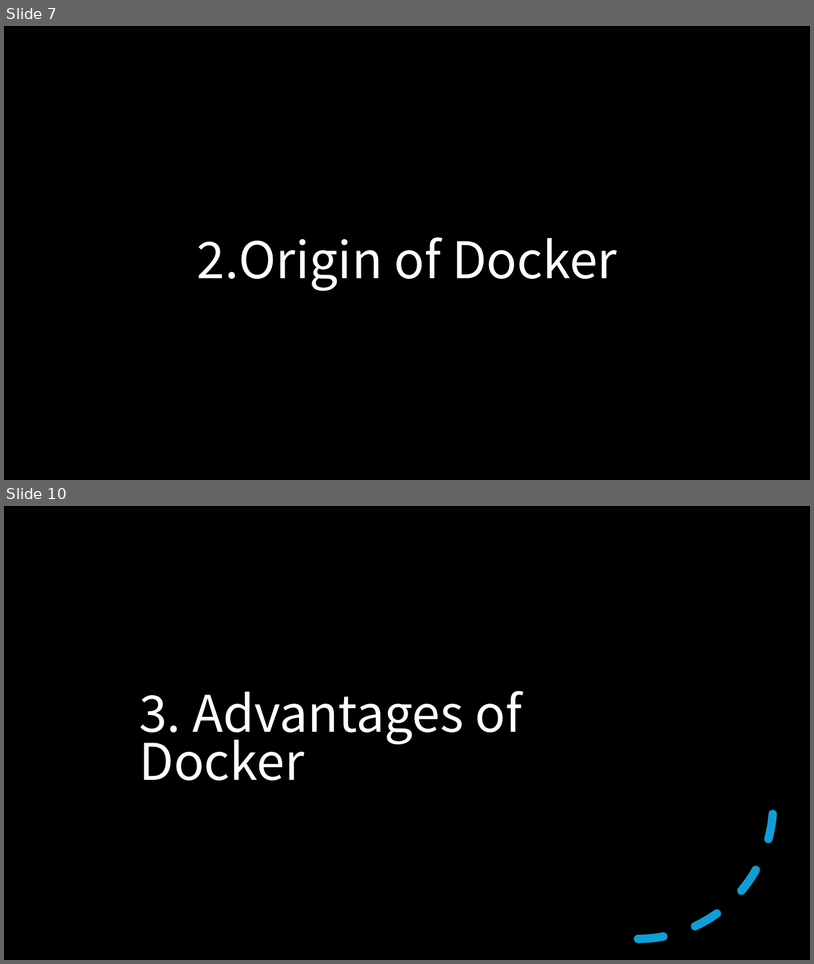
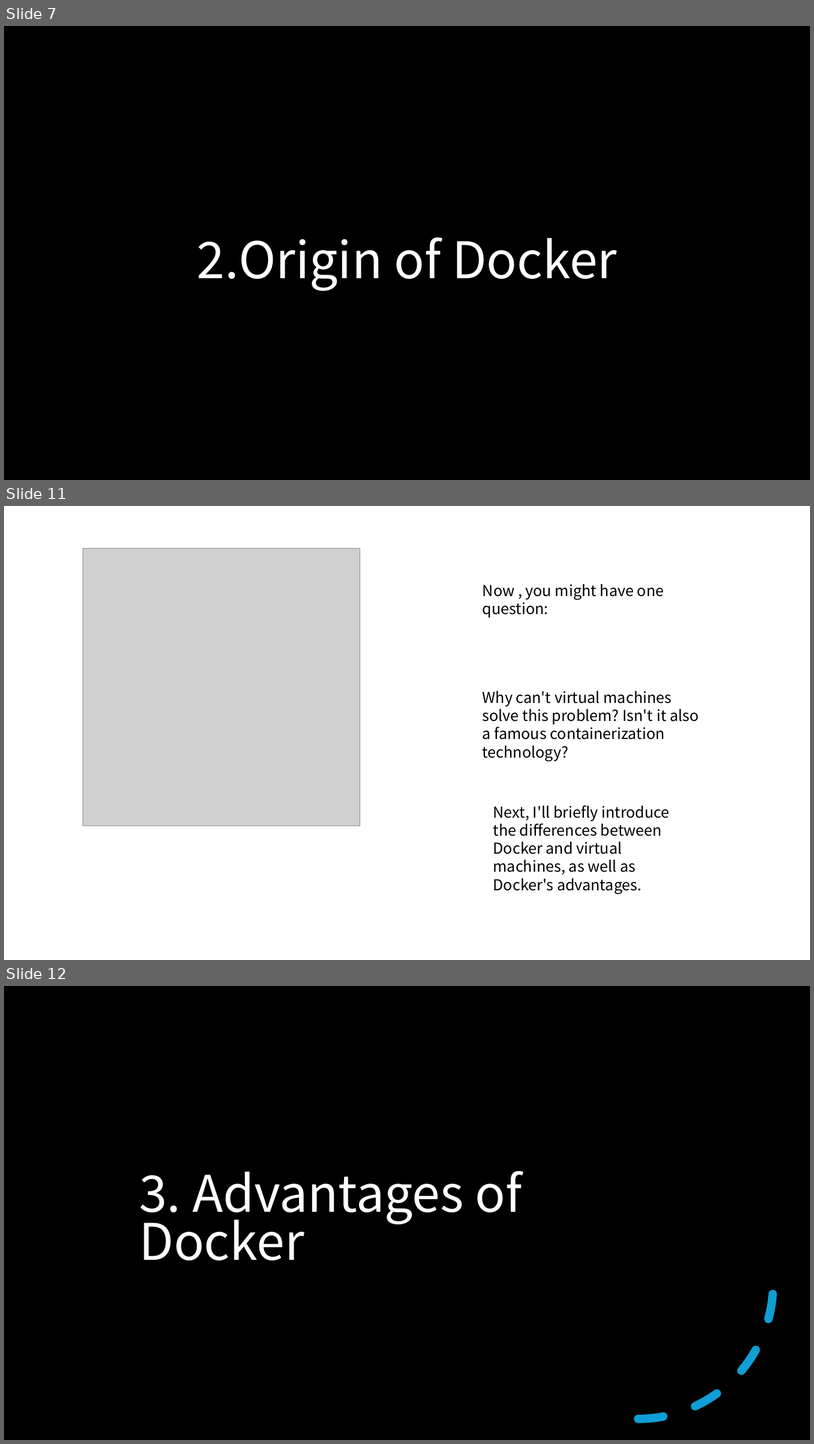
Before and after one commit to CompPsyUnion/2526-weekly-session, a slide deck: Contents/Docker/slide/Docker演示.pptx. Shown one above the other, each under a label of ours: slides 7 and 10 before the commit, slides 7, 11 and 12 after it; the slides between them are not shown. The pictures are 814x964 and 814x1444 pixels, drawn with LibreOffice and Linux fonts; fonts in the diff are those of the drawing; grey boxes stand for pictures; background and template pictures are left out; a plain dark background stands for a picture behind light text. Boxes give left, top, right and bottom in pixels: in the first picture for what was removed or moved away, otherwise in the second. Text is boxed around its words. In the diff, an @@ line names an element or a change of style, - is before the commit and + after.

```diff
--- a/Contents/Docker/slide/Docker演示.pptx
+++ b/Contents/Docker/slide/Docker演示.pptx
@@ slide 11 added at (4, 506, 810, 960), background #FFFFFF @@
@@ picture added at (83, 549, 360, 825) @@
@@ text added at (483, 584, 665, 618), 18 pt, text #000000 @@
+Now , you might have one question:
@@ text added at (483, 691, 699, 761), 18 pt, text #000000 @@
+Why can't virtual machines solve this problem? Isn't it also a famous containerization technology?
@@ text added at (494, 805, 670, 894), 18 pt, text #000000 @@
+Next, I'll briefly introduce the differences between Docker and virtual machines, as well as Docker's advantages.
@@ what was slide 10 is now slide 12 @@
```
Also in this commit, not shown: 4 slides changed, 3 other slides added, 2 slides removed, 1 other file.
